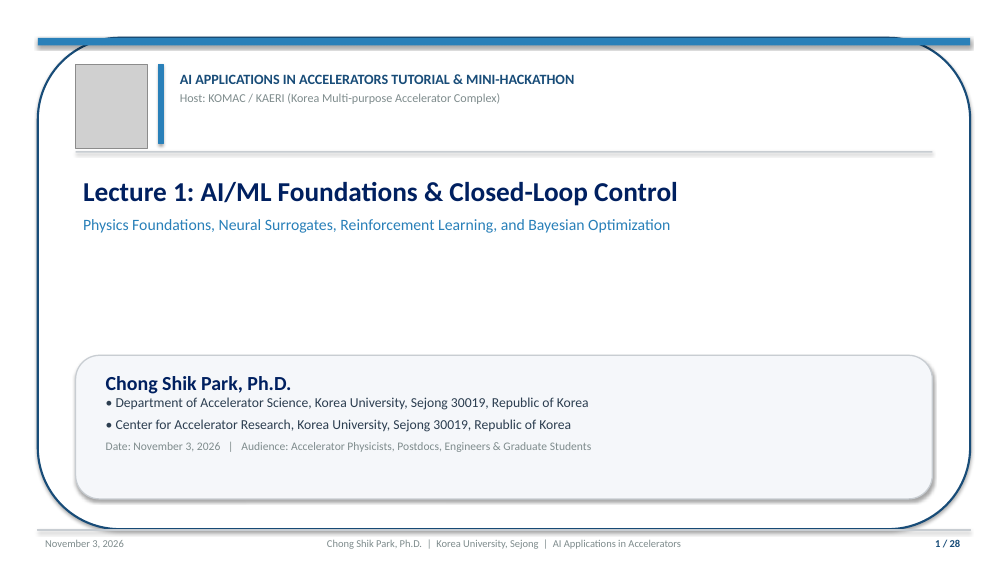
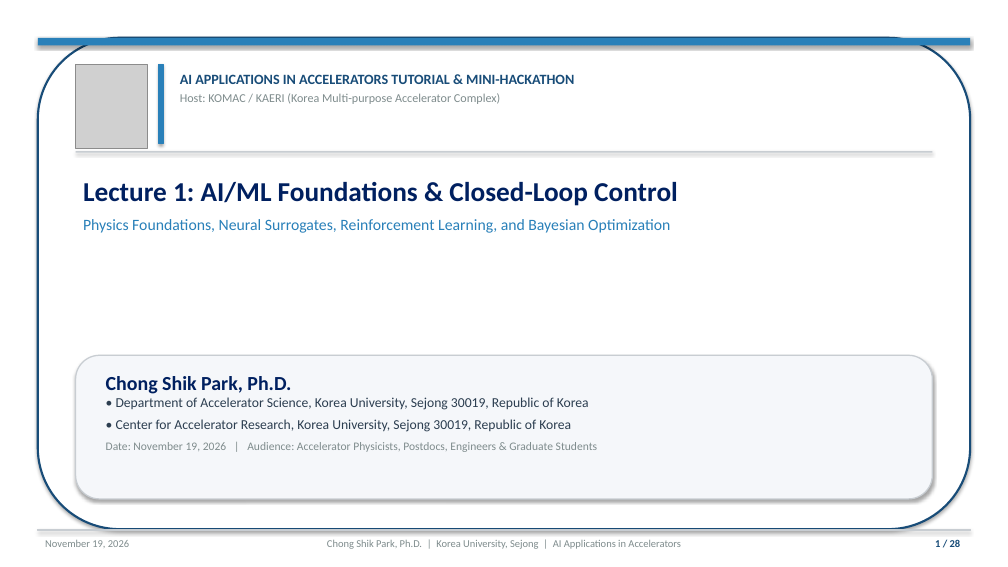
Before and after one commit to cspark7701/ai4acc-mini-hackathon, a slide deck: slide 1 of presentations/Lecture_1_AI_ML_Foundations_and_Control.pptx. Drawn at 1008x567 pixels with LibreOffice and Linux fonts; fonts in the diff are those of the drawing; grey boxes stand for pictures. Boxes give left, top, right and bottom in pixels: in the first picture for what was removed or moved away, otherwise in the second. Text is boxed around its words. In the diff, an @@ line names an element or a change of style, - is before the commit and + after.

```diff
--- a/presentations/Lecture_1_AI_ML_Foundations_and_Control.pptx
+++ b/presentations/Lecture_1_AI_ML_Foundations_and_Control.pptx
@@ text at [106, 442, 597, 452]: text changed @@
-Date: November 3, 2026 | Audience: Accelerator Physicists, Postdocs, Engineers & Graduate Students
+Date: November 19, 2026 | Audience: Accelerator Physicists, Postdocs, Engineers & Graduate Students
@@ text at [45, 540, 129, 548]: text changed @@
-November 3, 2026
+November 19, 2026
```
Also in this commit, not shown: 26 other slides changed, 12 other files.
